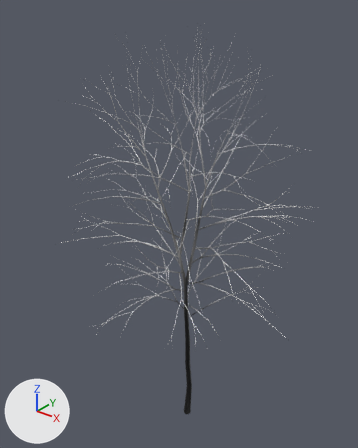
An edit to the glTF model meshes/nature/trees/birch_model_2.glb, drawn before and after from the same camera.
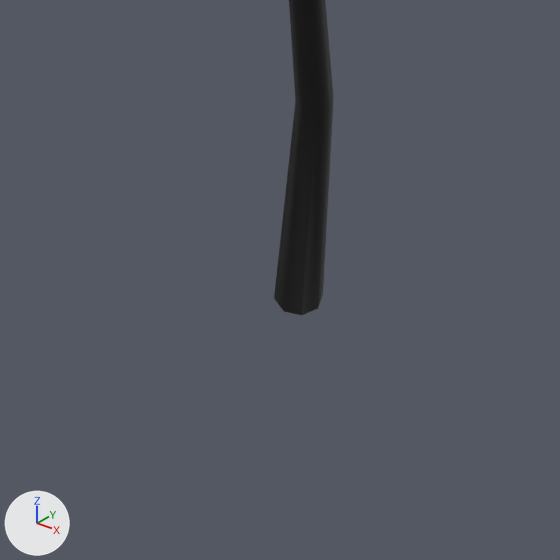
Old and new are each drawn whole from a camera (50 mm lens) standing at (17.51, -22.92, 30.43) and looking at (-1.18, 0.44, 15.95) and again close up on the part from 41% to 62% of the width and 83% to 100% of the height. The axes (+X, +Y, +Z) are drawn at lower left. The lights are the same throughout. Where no turn or scale is listed for an object, it has been applied to the vertices. Vertices at the same position are counted once.

Objects in the first close-up: 'tree.001'.
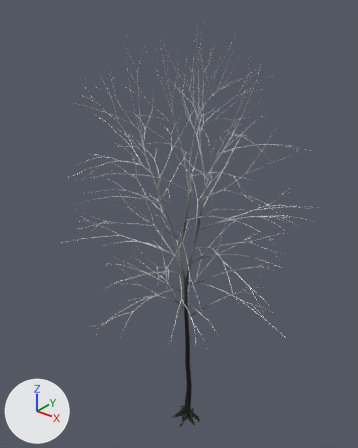
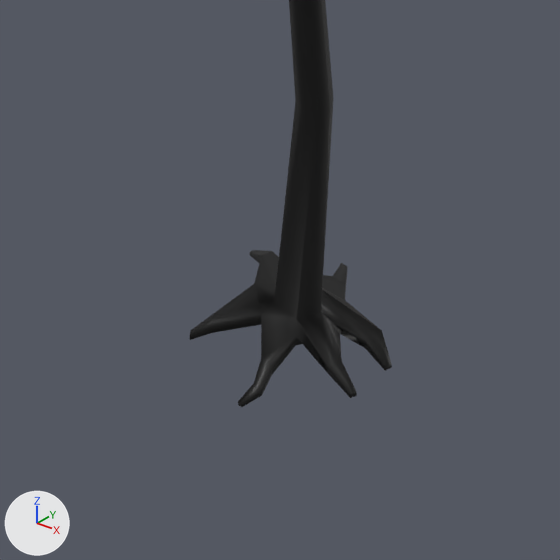
What differs and where, as boxes [x1, y1, x2, y2] in the close-ups (560 x 560 px):
'tree.001', reshaped
    before: [274, 0, 333, 315]
    after: [190, 0, 392, 407]
part 1 of me_tree_011, built on
    before: [274, 249, 325, 315]
    after: [190, 249, 392, 407]

Edits to the bpy script that builds the scene:
```text
Change me_tree_011:
    used by ob_tree_001; location = (0.0, 0.0, 0.0)
    remove me_tree_011.from_pydata(...)  # 5844 vertices, 9128 faces; spans x -8.9..8.0, y -7.6..7.3, z 0.0..28.7
    add me_tree_011.from_pydata(...)  # 5905 vertices, 9257 faces; spans x -8.9..8.0, y -7.6..7.3, z -0.7..28.7
    me_tree_011 part 1
    6 vertices are removed from x -0.2..0.2, y -0.3..0.3, z 0.0
    14 faces are deleted
    67 vertices are added at x -1.1..1.0, y -1.1..1.2, z -0.7..0.0
    143 new faces join them
```
